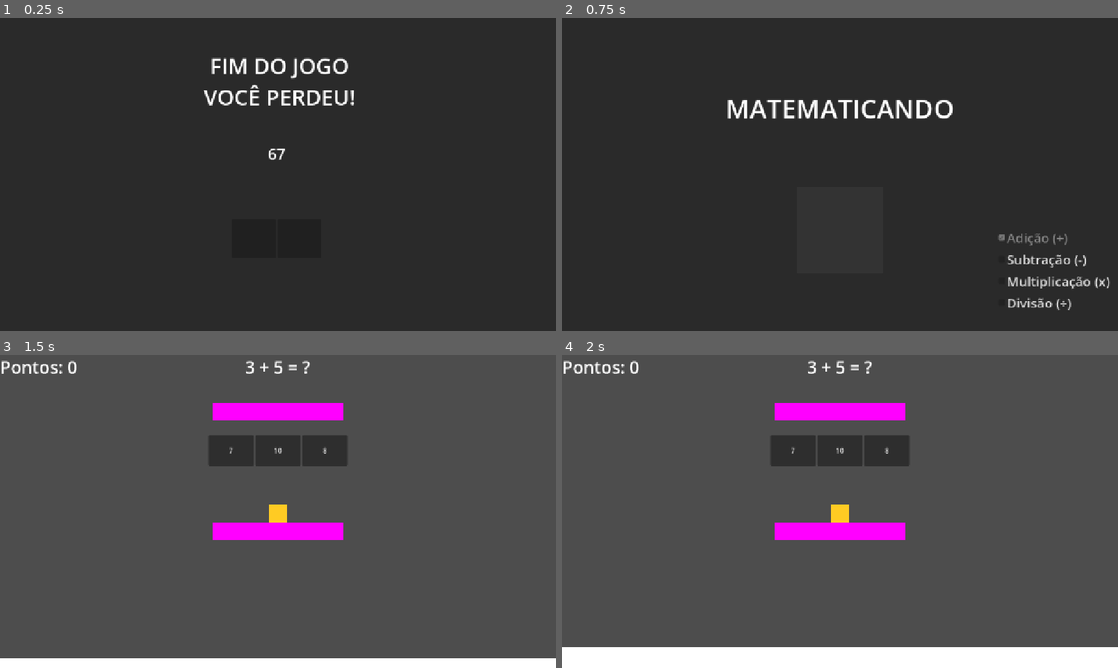
Above: before the commit, frames 1-4 (two rows, left to right).
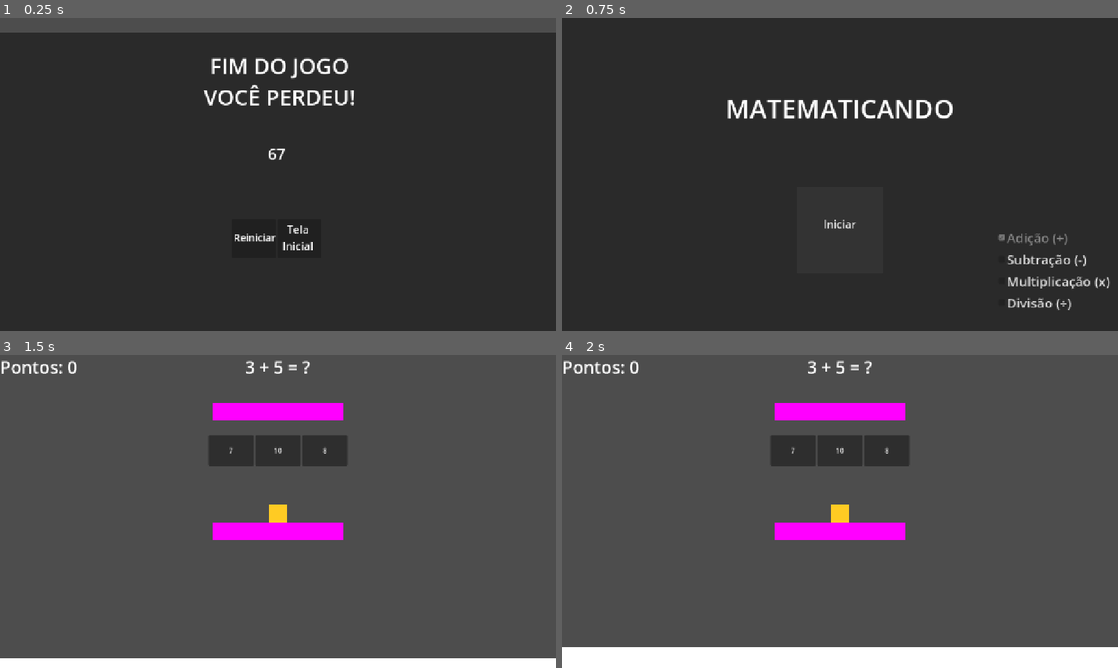
Above: after the commit, the same moments.

Repository: ue-guga-np/Matematicando
Game: Godot game, scene res://scenes/GameOver.tscn
Same seed, same stepped clock (60 frames per second), same inputs: the game is played once before the commit and once after it. This scene is started directly instead of the project's main scene.
Inputs (mouse positions are in pixels of both pictures, inside the frame that each line leads up to):
- Up to frame 1 (0.25 s): no input
- Up to frame 2 (0.75 s): click (862, 237) at 0.5 s
- Up to frame 3 (1.5 s): click (278, 567) at 1.25 s
- Up to frame 4 (2 s): no input

The runs differ from the first frame. In frame 1, 4.9% of the frame differs, in the area x 0-100%, y 0-75%; in frame 2, less than 0.1%; in frame 3, nothing differs; in frame 4, nothing differs.

Commit message:
add labels dos botões

Diff:
--- a/scenes/GameOver.tscn
+++ b/scenes/GameOver.tscn
@@ -17,6 +17,10 @@
 anchors_preset = 15
 anchor_right = 1.0
 anchor_bottom = 1.0
+offset_left = -1.0
+offset_top = 32.0
+offset_right = -1.0
+offset_bottom = 32.0
 grow_horizontal = 2
 grow_vertical = 2
 color = Color(0, 0, 0, 0.4509804)
@@ -69,3 +73,24 @@
 [node name="TelaInicial" type="Button" parent="Botoes"]
 layout_mode = 2
 size_flags_horizontal = 3
+
+[node name="TextoReiniciar" type="Label" parent="."]
+layout_mode = 0
+offset_left = 538.0
+offset_top = 489.0
+offset_right = 643.0
+offset_bottom = 562.0
+theme_override_font_sizes/font_size = 23
+text = "Reiniciar
+"
+
+[node name="TextoTelaInicial" type="Label" parent="."]
+layout_mode = 0
+offset_left = 622.0
+offset_top = 469.0
+offset_right = 750.0
+offset_bottom = 542.0
+theme_override_font_sizes/font_size = 25
+text = "Tela
+Inicial"
+horizontal_alignment = 1
--- a/scenes/TelaInicial.tscn
+++ b/scenes/TelaInicial.tscn
@@ -79,3 +79,14 @@
 offset_top = 388.0
 offset_right = 740.0
 offset_bottom = 588.0
+
+[node name="TextoIniciar" type="Label" parent="."]
+layout_mode = 0
+offset_left = 602.0
+offset_top = 457.0
+offset_right = 677.0
+offset_bottom = 530.0
+theme_override_font_sizes/font_size = 25
+text = "Iniciar
+"
+horizontal_alignment = 1
Not shown, changed: .gitignore
